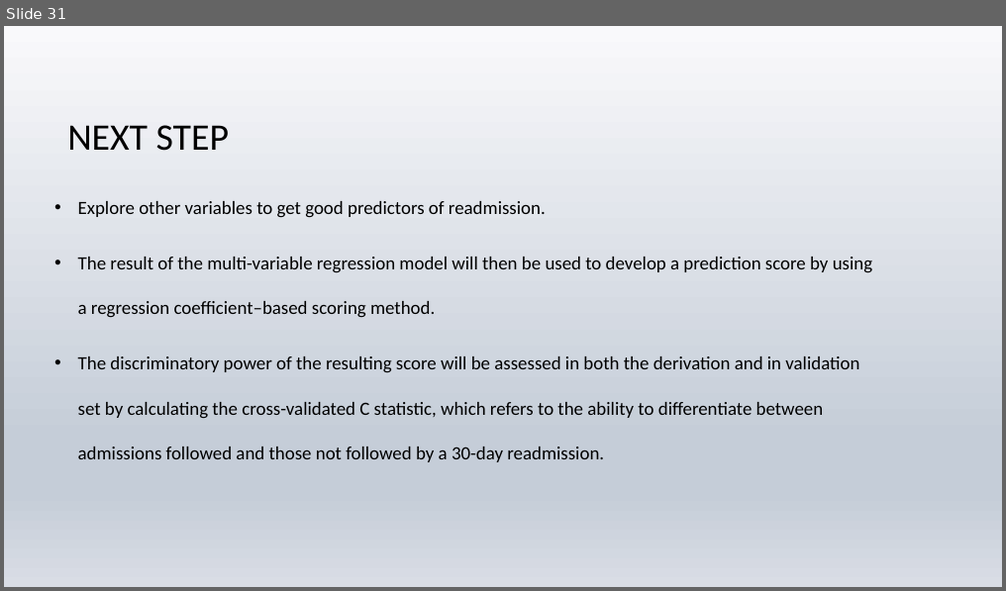
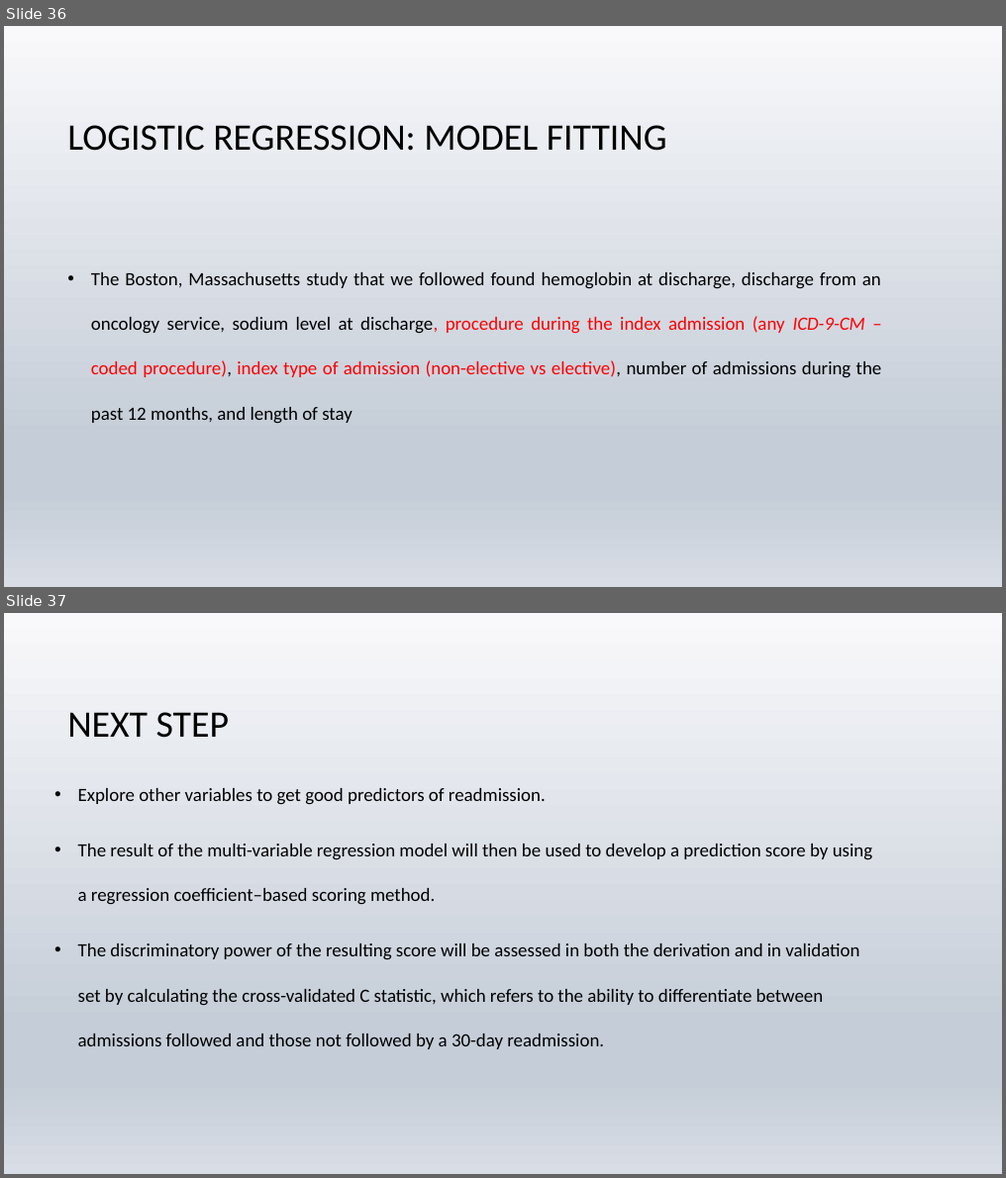
Before and after one commit to tanzirhasan/Readmission, a slide deck: 30_day_readmission.pptx. Shown one above the other, each under a label of ours: slide 31 before the commit, slides 36 and 37 after it. The pictures are 1006x591 and 1006x1178 pixels, drawn with LibreOffice and Linux fonts; fonts in the diff are those of the drawing; background and template pictures are left out. Boxes give left, top, right and bottom in pixels: in the first picture for what was removed or moved away, otherwise in the second. Text is boxed around its words. In the diff, an @@ line names an element or a change of style, - is before the commit and + after.

```diff
--- a/30_day_readmission.pptx
+++ b/30_day_readmission.pptx
@@ slide 36 added at bbox=[4, 26, 1002, 587], background picture (left out) @@
@@ title added at bbox=[67, 125, 667, 151], 36 pt, text #000000 @@
+LOGISTIC REGRESSION: MODEL FITTING
@@ text added at bbox=[91, 273, 882, 424], 18 pt, text #000000 @@
+• The Boston, Massachusetts study that we followed found hemoglobin at discharge, discharge from an oncology service, sodium level at discharge, procedure during the index admission (any ICD-9-CM –coded procedure), index type of admission (non-elective vs elective), number of admissions during the past 12 months, and length of stay
@@ what was slide 31 is now slide 37 @@
```
Also in this commit, not shown: 4 slides changed, 5 other slides added.
